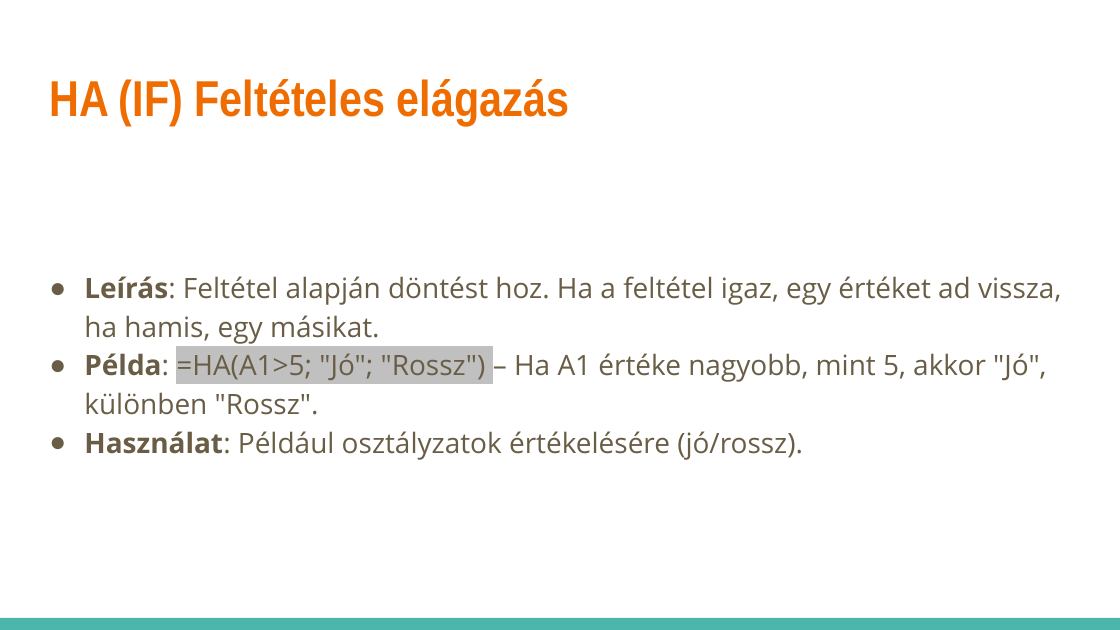
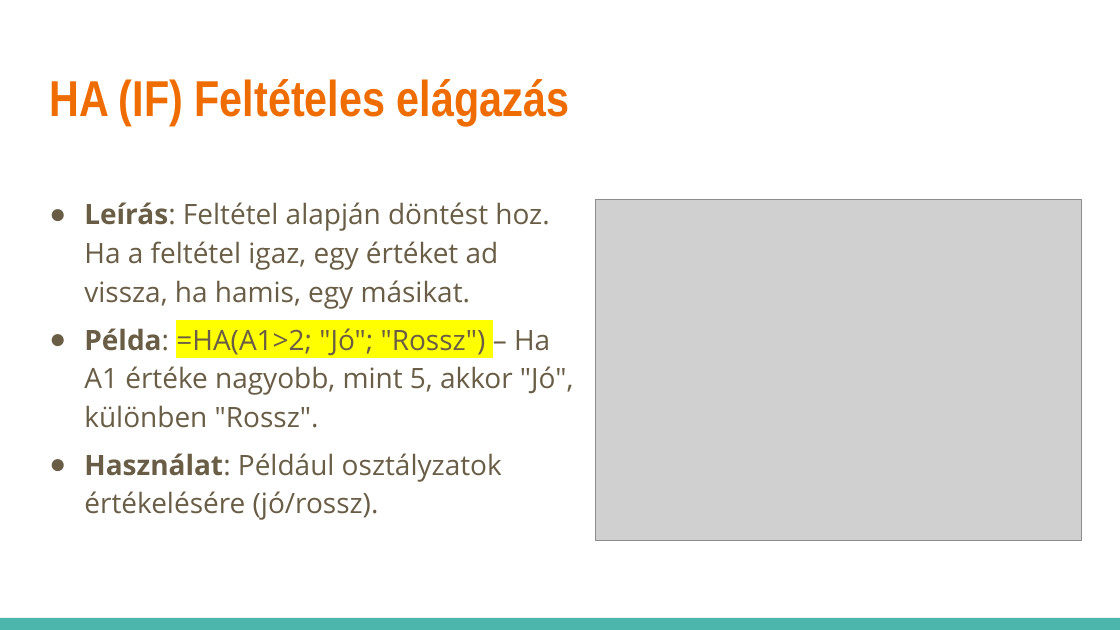
Before and after one commit to pisti72/infoka, a slide deck: slide 18 of excel/Táblázatkezelés.pptx (slide 17 before the commit). Drawn at 1120x630 pixels with LibreOffice and Linux fonts; fonts in the diff are those of the drawing; grey boxes stand for pictures. Boxes give left, top, right and bottom in pixels: in the first picture for what was removed or moved away, otherwise in the second. Text is boxed around its words. In the diff, an @@ line names an element or a change of style, - is before the commit and + after.

```diff
--- a/excel/Táblázatkezelés.pptx
+++ b/excel/Táblázatkezelés.pptx
@@ text "Leírás: Feltétel alapján döntést hoz. ...": place and size @@
-text "Leírás: Feltétel alapján döntést hoz. ..." at bbox=[84, 276, 1061, 460]
+text "Leírás: Feltétel alapján döntést hoz. ..." at bbox=[84, 202, 573, 520]
@@ text at bbox=[84, 202, 549, 520]: more space between paragraphs @@
@@ picture added at bbox=[595, 199, 1081, 540] @@
@@ text at bbox=[84, 328, 573, 428]: text changed @@
-● Példa: =HA(A1>5; "Jó"; "Rossz") – Ha A1 értéke nagyobb, mint 5, akkor "Jó", különben "Rossz".
+● Példa: =HA(A1>2; "Jó"; "Rossz") – Ha A1 értéke nagyobb, mint 5, akkor "Jó", különben "Rossz".
```
Also in this commit, not shown: 14 other slides changed, 4 slides added, 1 slide removed.
